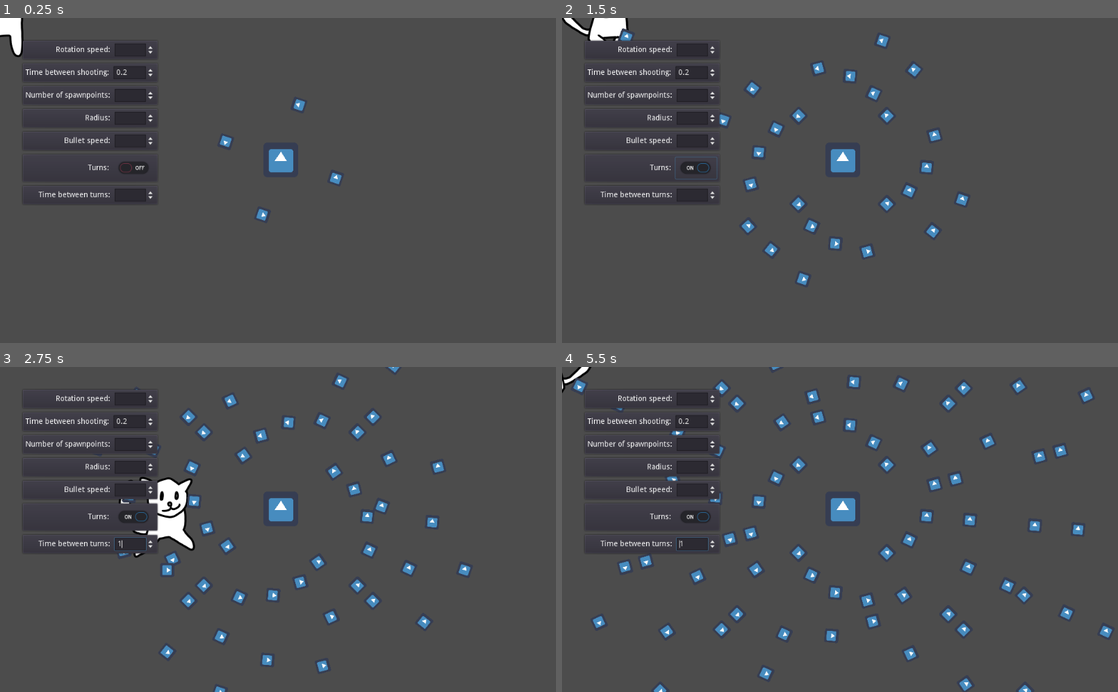
Above: before the commit, frames 1-4 (two rows, left to right).
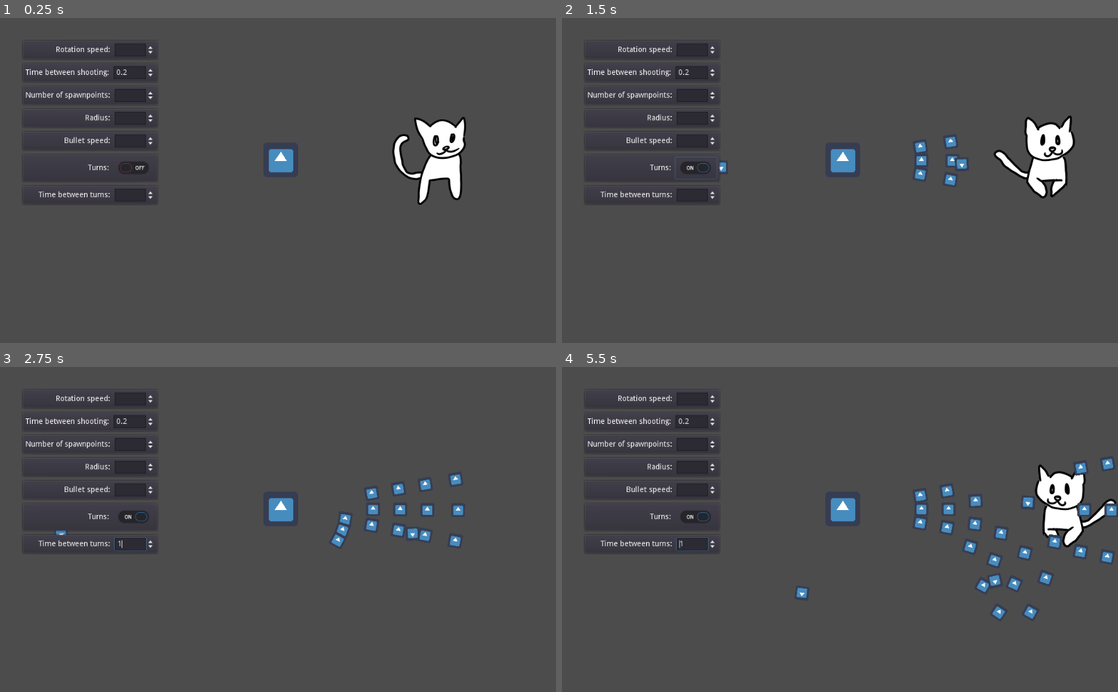
Above: after the commit, the same moments.

Repository: Magesu/mini-jam-100-overload
Game: Godot game, scene res://Main.tscn
Two runs of this game, one before a commit and one after it. Both use one fixed random seed, a clock stepped at 60 frames per second and the inputs below. The engine's default icon, where the game draws it, is replaced by a stand-in: a white triangle on a blue panel in a dark square.
Inputs (mouse positions are in pixels of both pictures, inside the frame that each line leads up to):
- Up to frame 1 (0.25 s): no input
- Up to frame 2 (1.5 s): click (695, 167) at 0.5 s; move the mouse to (962, 164) at 1.27 s; hold Right (ui_right) from 1.28 s (still down); click (962, 164) at 1.35 s
- Up to frame 3 (2.75 s): move the mouse to (166, 545) at 2.02 s; release Right (ui_right) at 2.03 s; hold Down (ui_down) from 2.03 s (still down); click (166, 545) at 2.1 s
- Up to frame 4 (5.5 s): move the mouse to (895, 458) at 2.77 s; release Down (ui_down) at 2.78 s; hold Right (ui_right) 2.78-3.53 s; click (895, 458) at 2.85 s; move the mouse to (812, 594) at 3.52 s; hold Up (ui_up) 3.53-4.28 s; click (812, 594) at 3.6 s; move the mouse to (1006, 578) at 4.27 s; hold Left (ui_left) from 4.28 s (still down); click (1006, 578) at 4.35 s; move the mouse to (673, 480) at 5.02 s; click (673, 480) at 5.1 s

The runs differ from the first frame. In frame 1, 2.5% of the frame differs, in the area x 0-84%, y 0-63%; in frame 2, 4.1%; in frame 3, 4.3%; in frame 4, 6.5%, in the area x 0-100%, y 0-100%.

Commit message:
Added option to target player and limit the shooting angle

Diff:
--- a/Main.tscn
+++ b/Main.tscn
@@ -9,9 +9,14 @@
 script = ExtResource( 2 )
 
 [node name="Player" parent="." instance=ExtResource( 4 )]
+position = Vector2( 808, 264 )
 
 [node name="Enemy" parent="." instance=ExtResource( 1 )]
 position = Vector2( 517, 262 )
+shoot_angle = 30
+shoot_timer_wait_time = 0.5
+spawnpoint_count = 3
+target_player = true
 
 [node name="CanvasLayer" type="CanvasLayer" parent="."]
 
--- a/Scenes/Scripts/Enemy.gd
+++ b/Scenes/Scripts/Enemy.gd
@@ -2,18 +2,27 @@
 
 
 # Export variables
+export var shoot_angle = 360
 export var rotate_speed = 100
 export var shoot_timer_wait_time = 0.2
 export var spawnpoint_count = 4
 export var radius = 100
+export var bullet_speed = 100
+
 export var turns = false
 export var turn_timer_wait_time = 1
-export var bullet_speed = 100
+
+
+export var target_player = false
+
 
 # Nodes
 onready var shoot_timer = $ShootTimer
 onready var rotator = $Rotator
 onready var turn_timer = $TurnTimer
+
+onready var main = get_tree().root.get_node("Main")
+onready var player = main.get_node("Player")
 
 # Scenes
 var bullet_scene = preload("res://Scenes/Bullet.tscn")
@@ -24,8 +33,14 @@
 
 # Called every frame. 'delta' is the elapsed time since the previous frame.
 func _process(delta):
-	# BANANAS ROTAT E
-	var new_rotation = rotator.rotation_degrees + (rotate_speed * delta)
+	var new_rotation
+	if target_player:
+		# Targets player instead of rotating
+		new_rotation = rad2deg(player.global_position.angle_to_point(global_position))
+	else:
+		# BANANAS ROTAT E
+		new_rotation = rotator.rotation_degrees + (rotate_speed * delta)
+
 	rotator.rotation_degrees = fmod(new_rotation, 360)
 
 
@@ -44,14 +59,14 @@
 		child.queue_free()
 
 	# Gets the angle inbetween the spawnpoints
-	var step = (2 * PI) / spawnpoint_count
+	var step = deg2rad(shoot_angle) / spawnpoint_count
 
 	# For every spawnpoint, create a new position node at the appropriate position and with the appropriate rotation
 	for i in range(spawnpoint_count):
 		var spawnpoint = Position2D.new()
 
 		# Creates a vector with the distance of radius and rotates it by the step times i
-		var pos = Vector2(radius, 0).rotated(step * i)
+		var pos = Vector2(radius, 0).rotated(step * (i - (spawnpoint_count / 2)))
 		spawnpoint.position = pos
 		spawnpoint.rotation = pos.angle()
 		rotator.add_child(spawnpoint)
